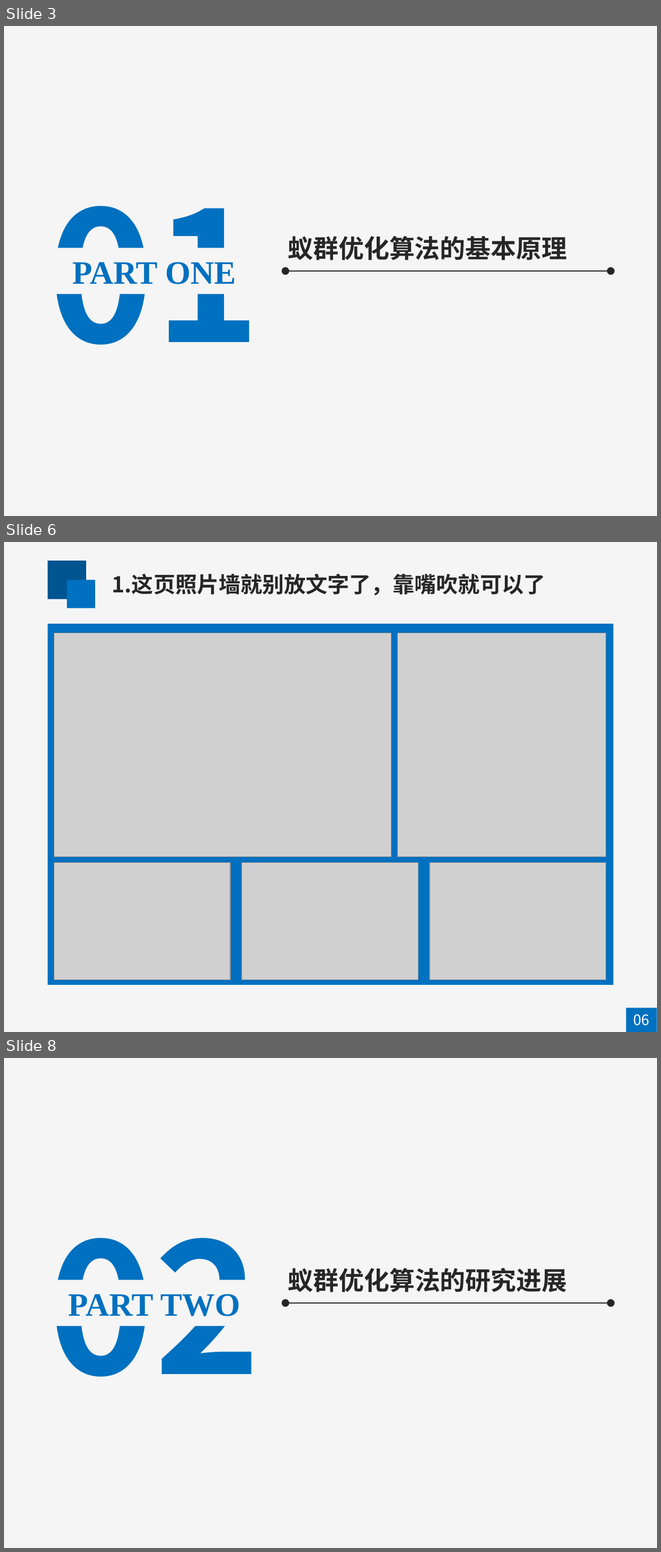
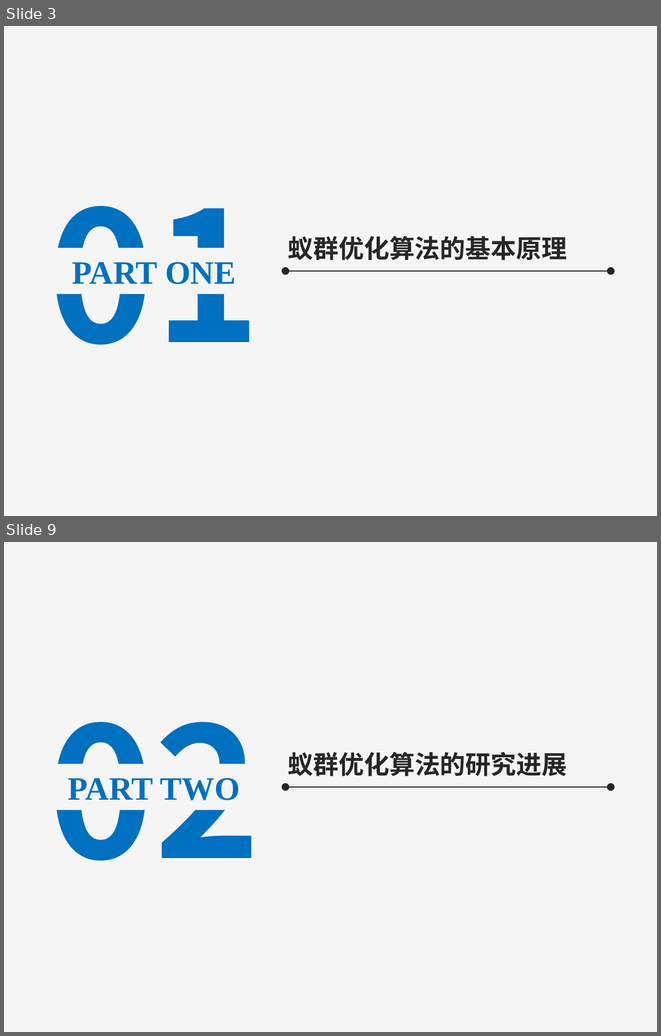
Before and after one commit to mapengfei-nwpu/ant, a slide deck: 蚁群优化算法.pptx. Shown one above the other, each under a label of ours: slides 3, 6 and 8 before the commit, slides 3 and 9 after it; the slides between them are not shown. The pictures are 661x1552 and 661x1036 pixels, drawn with LibreOffice and Linux fonts; fonts in the diff are those of the drawing; grey boxes stand for pictures. Boxes give left, top, right and bottom in pixels: in the first picture for what was removed or moved away, otherwise in the second. Text is boxed around its words. In the diff, an @@ line names an element or a change of style, - is before the commit and + after.

```diff
--- a/蚁群优化算法.pptx
+++ b/蚁群优化算法.pptx
@@ slide 6 removed at bbox=[4, 542, 657, 1032], background #F5F5F5 @@
@@ rectangle removed at bbox=[48, 561, 86, 599] @@
@@ rectangle removed at bbox=[67, 580, 95, 608] @@
@@ text removed at bbox=[112, 574, 545, 596] @@
-1.这页照片墙就别放文字了，靠嘴吹就可以了
@@ rectangle removed at bbox=[48, 624, 613, 985] @@
@@ picture removed at bbox=[54, 633, 391, 857] @@
@@ picture removed at bbox=[398, 633, 606, 857] @@
@@ picture removed at bbox=[54, 862, 231, 979] @@
@@ picture removed at bbox=[241, 862, 418, 979] @@
@@ picture removed at bbox=[430, 862, 606, 979] @@
@@ rectangle removed at bbox=[626, 1007, 657, 1032] @@
@@ text removed at bbox=[633, 1014, 649, 1025] @@
-06
@@ what was slide 8 is now slide 9 @@
```
Also in this commit, not shown: 5 slides changed, 4 slides added, 1 other slide removed.
